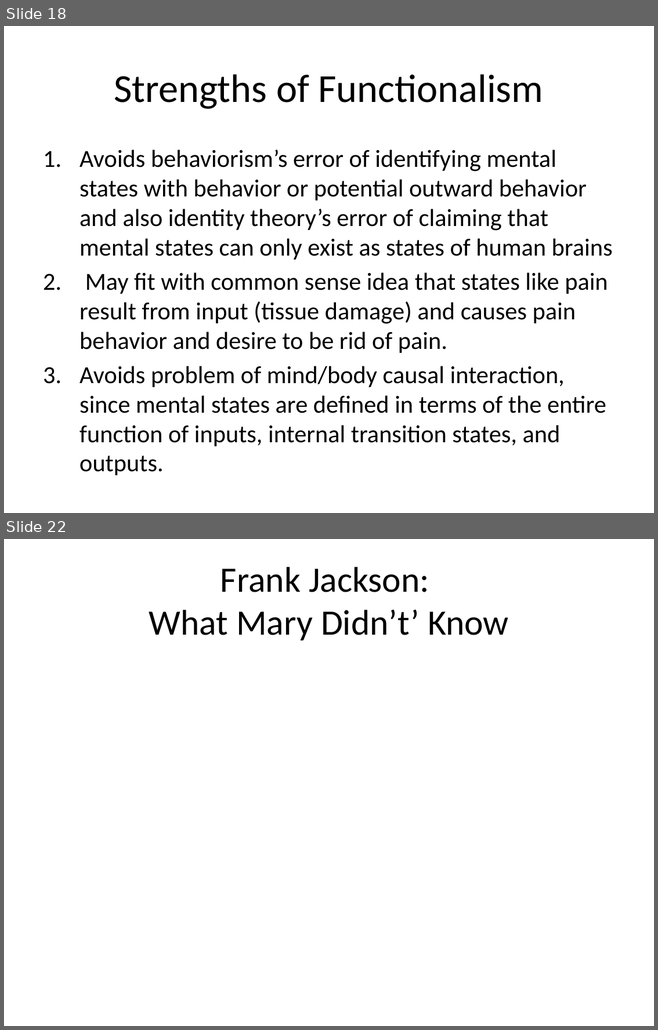
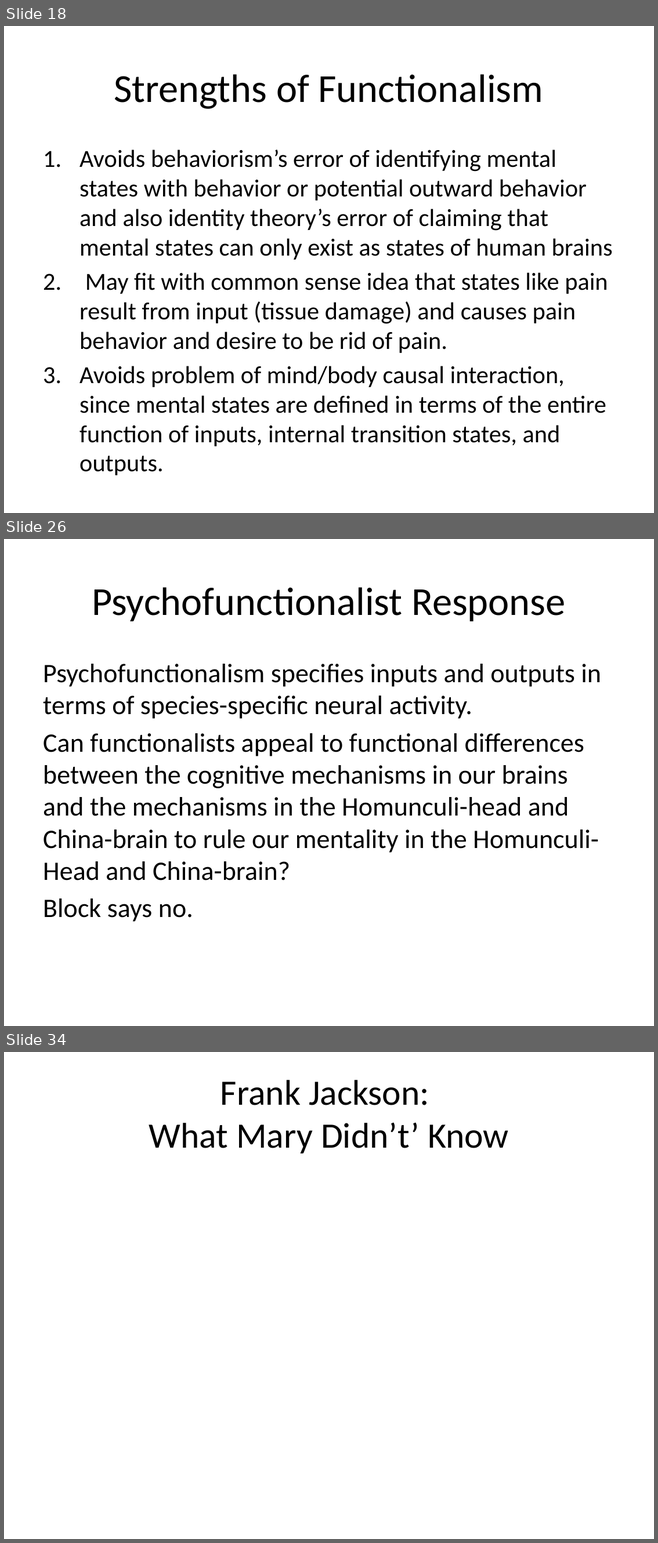
Before and after one commit to Ediblelnk/Kutztown-MSC, a slide deck: PHI241-philosophy-of-the-mind/lecture-slides/Maslin Chapter 5 Functionalism.pptx. Shown one above the other, each under a label of ours: slides 18 and 22 before the commit, slides 18, 26 and 34 after it; the slides between them are not shown. The pictures are 658x1030 and 658x1543 pixels, drawn with LibreOffice and Linux fonts; fonts in the diff are those of the drawing. Boxes give left, top, right and bottom in pixels: in the first picture for what was removed or moved away, otherwise in the second. Text is boxed around its words. In the diff, an @@ line names an element or a change of style, - is before the commit and + after.

```diff
--- a/PHI241-philosophy-of-the-mind/lecture-slides/Maslin Chapter 5 Functionalism.pptx
+++ b/PHI241-philosophy-of-the-mind/lecture-slides/Maslin Chapter 5 Functionalism.pptx
@@ slide 26 added at (x1=4, y1=539, x2=654, y2=1026), background #FFFFFF @@
@@ title added at (x1=92, y1=587, x2=565, y2=621), 44 pt, text #000000 @@
+Psychofunctionalist Response
@@ text added at (x1=43, y1=664, x2=601, y2=922), 29.6 pt, text #000000 @@
+Psychofunctionalism specifies inputs and outputs in terms of species-specific neural activity.
+Can functionalists appeal to functional differences between the cognitive mechanisms in our brains and the mechanisms in the Homunculi-head and China-brain to rule our mentality in the Homunculi-Head and China-brain?
+Block says no.
@@ what was slide 22 is now slide 34 @@
```
Also in this commit, not shown: 4 slides changed, 11 other slides added, 1 other file.
